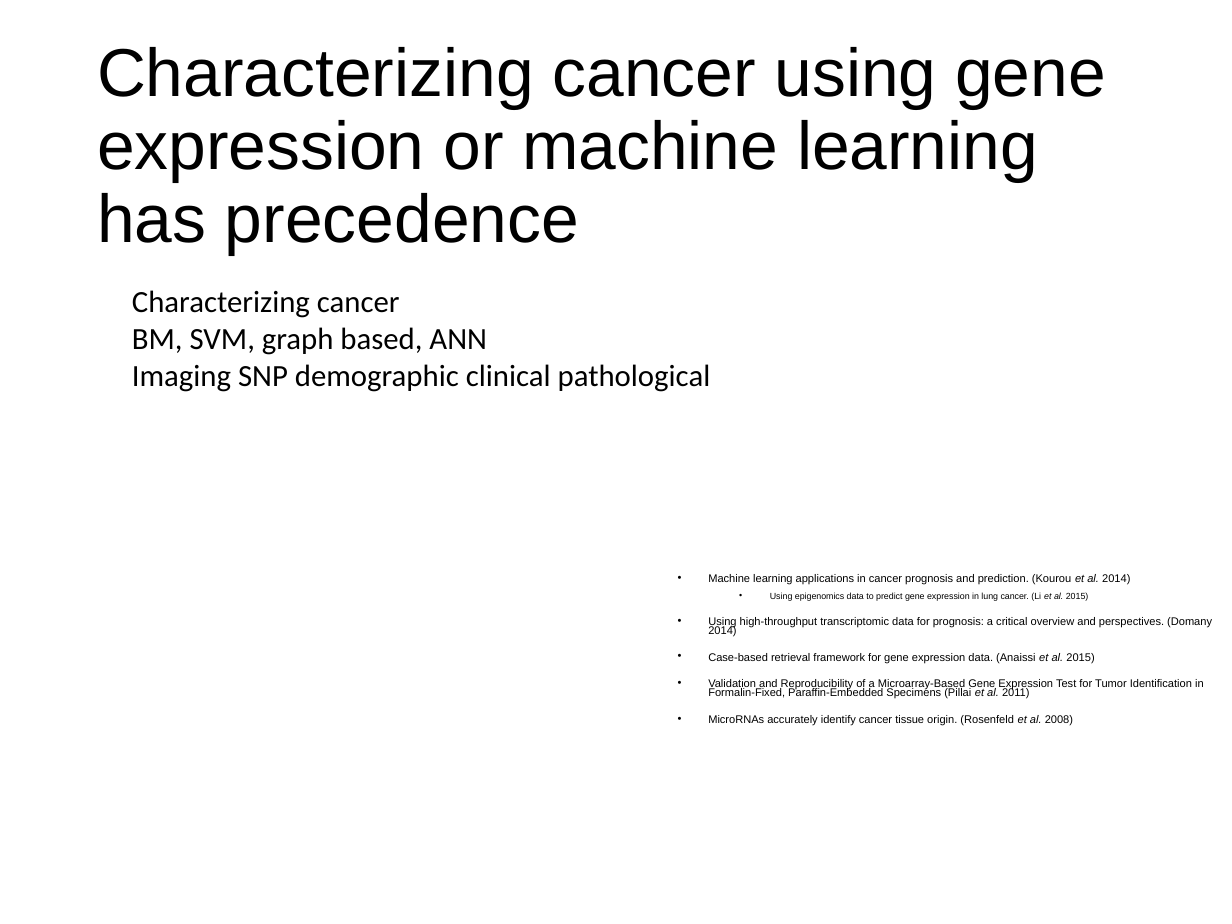
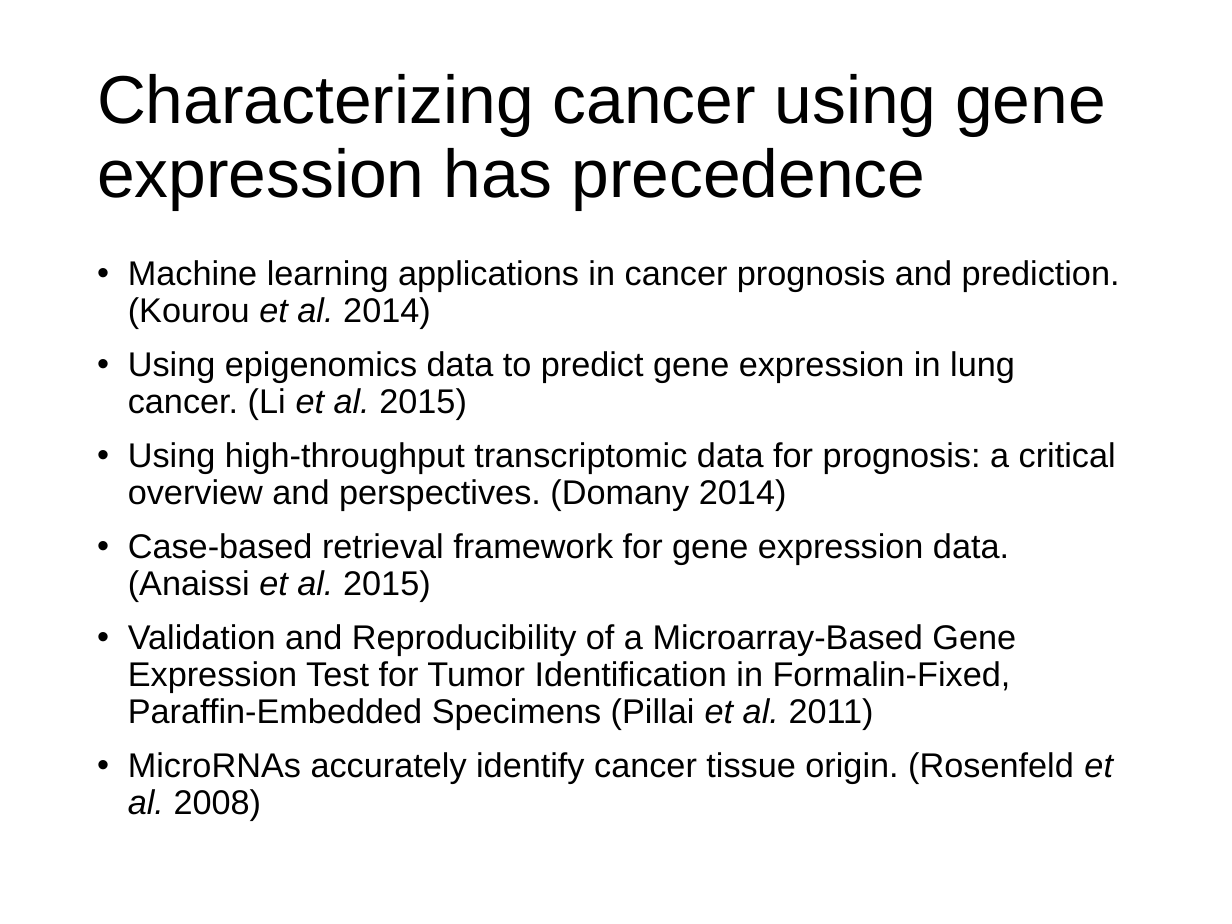
Before and after one commit to dr-artio/CancerClassifier, a slide deck: slide 3 of Powerpoint/ProjectPresentation_Draft.pptx. Drawn at 1232x924 pixels with LibreOffice and Linux fonts; fonts in the diff are those of the drawing. Boxes give left, top, right and bottom in pixels: in the first picture for what was removed or moved away, otherwise in the second. Text is boxed around its words. In the diff, an @@ line names an element or a change of style, - is before the commit and + after.

Commit message:
Revert "no real update, soon"
This reverts commit 3a3b9ff6c6621eda84299ef823b5ba7d2d360046.

```diff
--- a/Powerpoint/ProjectPresentation_Draft.pptx
+++ b/Powerpoint/ProjectPresentation_Draft.pptx
@@ title at bbox=[97, 74, 1106, 210]: text changed @@
-Characterizing cancer using gene expression or machine learning has precedence
+Characterizing cancer using gene expression has precedence
@@ text "Machine learning applications in cancer ...": place and size @@
-text "Machine learning applications in cancer ..." at bbox=[708, 574, 1212, 725]
+text "Machine learning applications in cancer ..." at bbox=[128, 260, 1120, 821]
@@ text "Machine learning applications in cancer ..." at bbox=[128, 260, 1120, 821]: size 6.5 to 20 pt in "Machine learning applications in cancer prognosis and ...", "Using high-throughput transcriptomic data for prognosis: a ...", "Case-based retrieval framework for gene expression data. ...", "Validation and Reproducibility of a Microarray-Based Gene ..." and 1 more places; size 5.2 to 20 pt in "Using epigenomics data to predict gene expression ..."; line spacing 0.7 to 0.9; list level 2 to 1 in "Using epigenomics data to predict ..." @@
@@ text removed at bbox=[132, 290, 711, 392] @@
-Characterizing cancer
-BM, SVM, graph based, ANN
-Imaging SNP demographic clinical pathological
```
